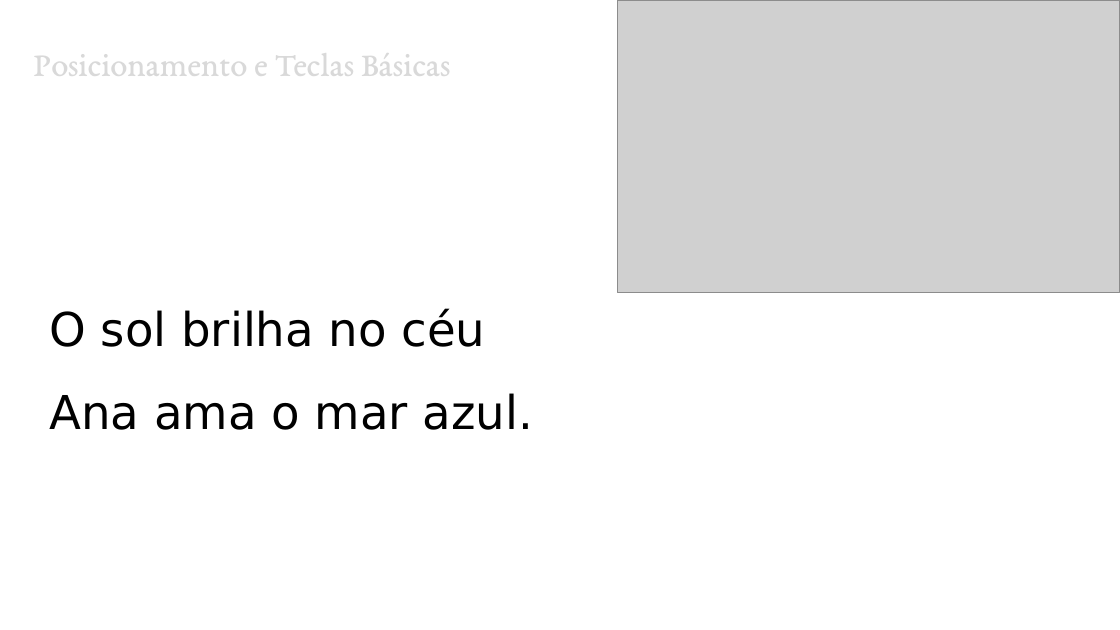
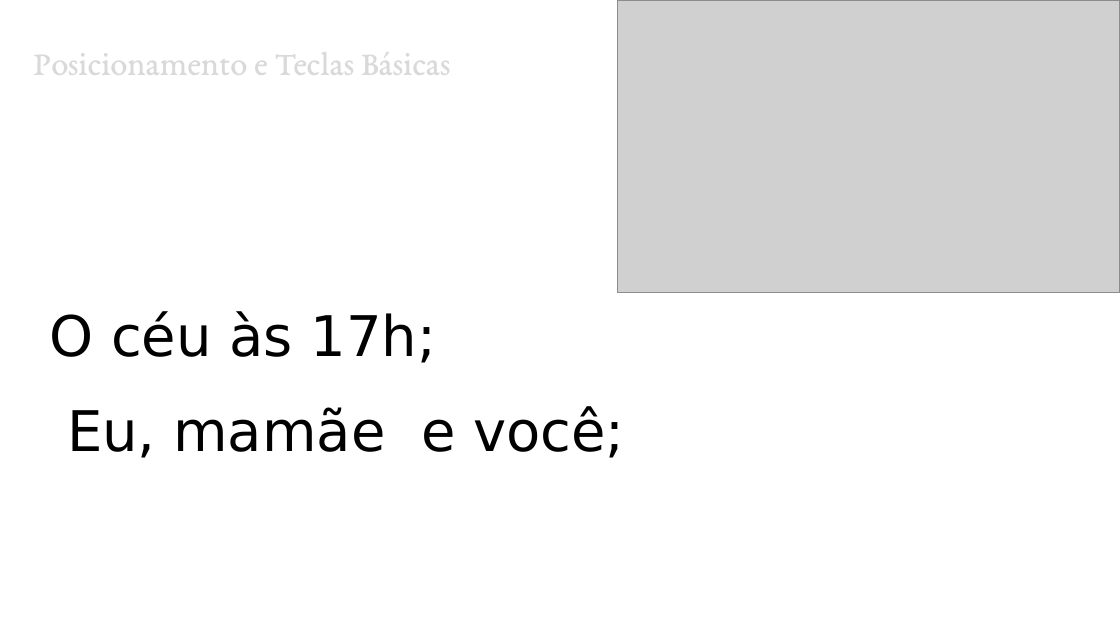
Before and after one commit to Eridhonson/professor, a slide deck: slide 5 of Windows/Windows - Aula 3 - Digitação no Teclado ABNT2.pptx (slide 3 before the commit). Drawn at 1120x630 pixels with LibreOffice and Linux fonts; fonts in the diff are those of the drawing; grey boxes stand for pictures. Boxes give left, top, right and bottom in pixels: in the first picture for what was removed or moved away, otherwise in the second. Text is boxed around its words. In the diff, an @@ line names an element or a change of style, - is before the commit and + after.

```diff
--- a/Windows/Windows - Aula 3 - Digitação no Teclado ABNT2.pptx
+++ b/Windows/Windows - Aula 3 - Digitação no Teclado ABNT2.pptx
@@ text at (49,311,624,458): text changed; size 30 to 36 pt @@
-O sol brilha no céu
-Ana ama o mar azul.
+O céu às 17h;
+Eu, mamãe e você;
```
Also in this commit, not shown: 3 other slides changed, 3 slides added.
